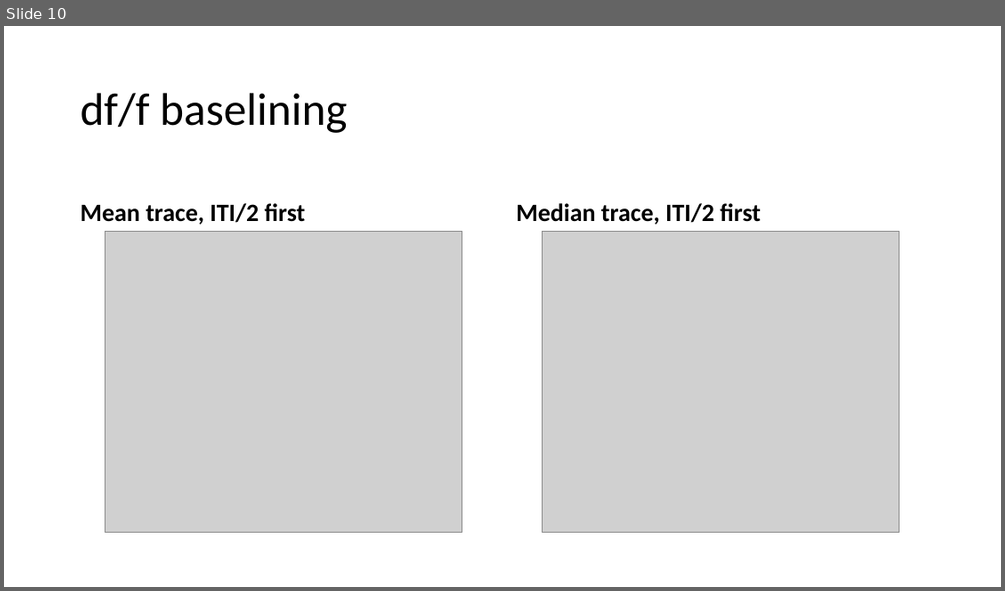
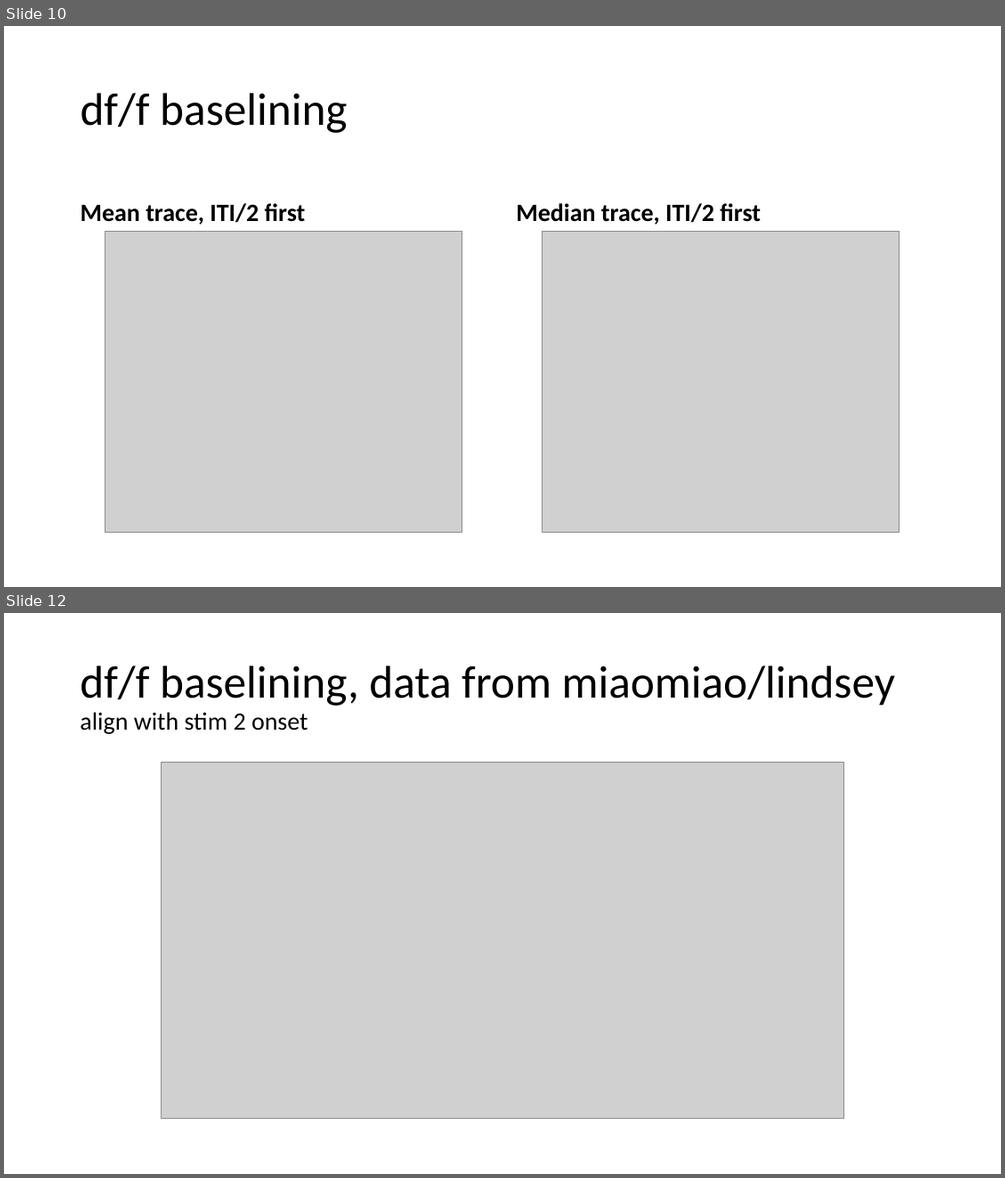
Before and after one commit to lanluo9/inter, a slide deck: results/tuning curve bias san check/TC.pptx. Shown one above the other, each under a label of ours: slide 10 before the commit, slides 10 and 12 after it; the slides between them are not shown. The pictures are 1005x591 and 1005x1178 pixels, drawn with LibreOffice and Linux fonts; fonts in the diff are those of the drawing; grey boxes stand for pictures. Boxes give left, top, right and bottom in pixels: in the first picture for what was removed or moved away, otherwise in the second. Text is boxed around its words. In the diff, an @@ line names an element or a change of style, - is before the commit and + after.

```diff
--- a/results/tuning curve bias san check/TC.pptx
+++ b/results/tuning curve bias san check/TC.pptx
@@ slide 12 added at <box>4,613,1001,1174</box>, background #FFFFFF @@
@@ title added at <box>80,666,895,734</box>, 44 pt, text #000000 @@
+df/f baselining, data from miaomiao/lindsey
+align with stim 2 onset
@@ picture added at <box>161,763,844,1119</box> @@
```
Also in this commit, not shown: 1 other slide added, 6 other files.
